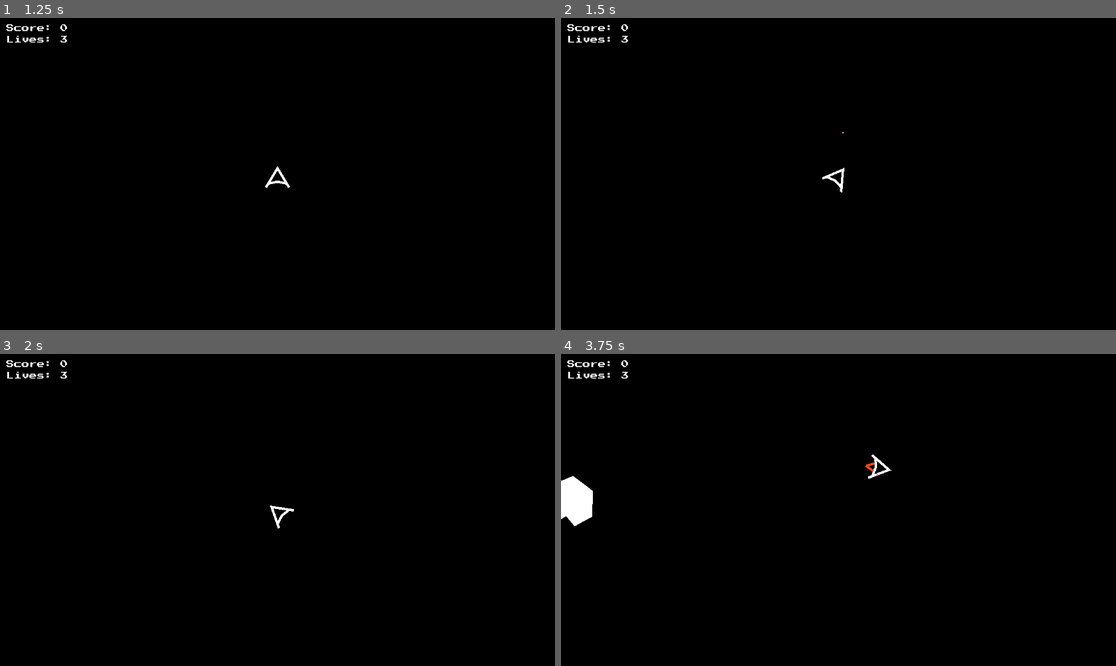
Above: before the commit, frames 1-4 (two rows, left to right).
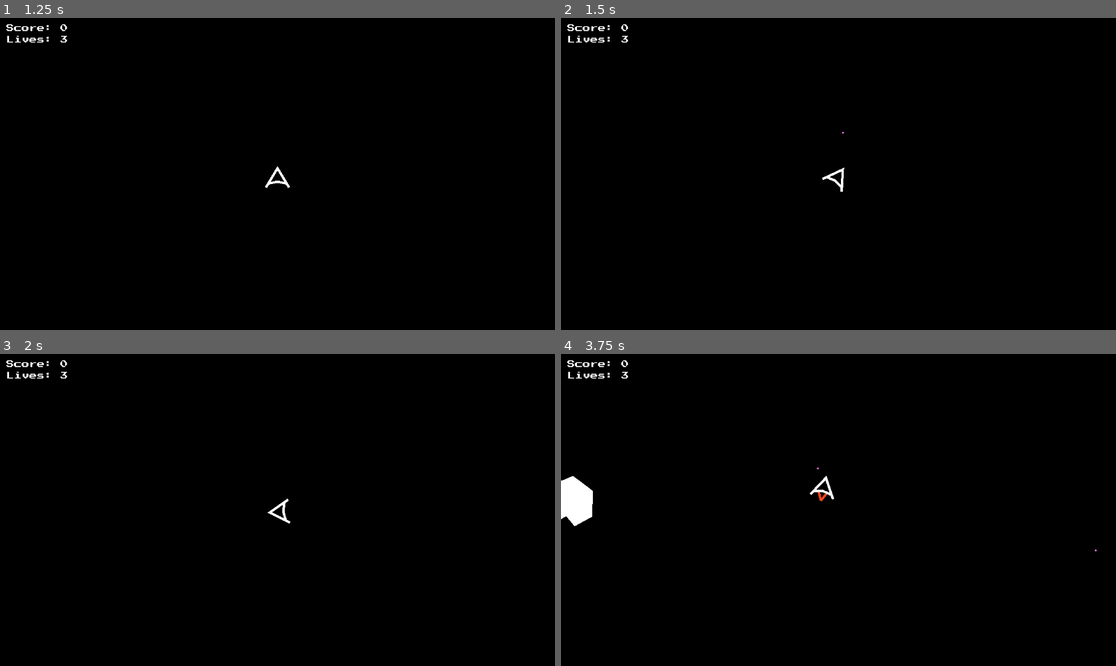
Above: after the commit, the same moments.

Repository: evanboerchers/asteroids
Game: Godot game, scene res://menu/menu.tscn
Two runs of this game, one before a commit and one after it. Both use one fixed random seed, a clock stepped at 60 frames per second and the inputs below.
Inputs:
- Up to frame 1 (1.25 s): click "Play Game" at 0.5 s
- Up to frame 2 (1.5 s): tap Enter at 1.25 s; hold D (move_right) from 1.28 s (still down); tap Space (shoot) at 1.35 s
- Up to frame 3 (2 s): keep holding D (move_right)
- Up to frame 4 (3.75 s): release D (move_right) at 2.03 s; hold A (move_left) 2.03-2.78 s; tap Space (shoot) at 2.1, 2.85, 3.6 s; hold D (move_right) 2.78-3.53 s; hold W (move_up) from 3.53 s (still down)

Frame 1 is identical in both runs. In frame 2, less than 0.1% of the frame differs, in the area x 47-52%, y 36-56%; in frame 3, 0.1%; in frame 4, 0.3%, in the area x 44-97%, y 32-64%.

Commit message:
corrected masking

Diff:
--- a/asteroid/asteroid.tscn
+++ b/asteroid/asteroid.tscn
@@ -3,6 +3,7 @@
 [ext_resource type="Script" uid="uid://dg33wbfldjbmy" path="res://asteroid/asteroid.gd" id="1_u87q6"]
 
 [node name="Asteroid" type="RigidBody2D"]
+collision_layer = 2
 script = ExtResource("1_u87q6")
 metadata/_edit_group_ = true
 
--- a/player/player.tscn
+++ b/player/player.tscn
@@ -4,10 +4,13 @@
 [ext_resource type="PackedScene" uid="uid://c2uybbwojr6ef" path="res://projectile/projectile.tscn" id="2_rkbax"]
 
 [node name="Player" type="RigidBody2D"]
+collision_mask = 2
 center_of_mass_mode = 1
 inertia = 100.0
 script = ExtResource("1_4flbx")
 Projectile = ExtResource("2_rkbax")
+thrust = 4000.0
+ang_damp = 3
 metadata/_edit_group_ = true
 
 [node name="Ship" type="Node2D" parent="."]
--- a/projectile/projectile.gd
+++ b/projectile/projectile.gd
@@ -4,3 +4,7 @@
 
 func _physics_process(delta: float) -> void:
 	position += transform.x * speed * delta
+
+
+func _on_visible_on_screen_notifier_2d_screen_exited() -> void:
+	queue_free()
--- a/projectile/projectile.tscn
+++ b/projectile/projectile.tscn
@@ -7,6 +7,7 @@
 radius = 4.0
 
 [node name="Projectile" type="Area2D"]
+collision_mask = 3
 script = ExtResource("1_makwg")
 
 [node name="CollisionShape2D" type="CollisionShape2D" parent="."]
@@ -17,3 +18,9 @@
 scale = Vector2(0.5, 0.5)
 color = Color(1, 0.489894, 0.98765, 1)
 script = ExtResource("1_6aa83")
+
+[node name="VisibleOnScreenNotifier2D" type="VisibleOnScreenNotifier2D" parent="."]
+position = Vector2(4.76837e-07, 4.76837e-07)
+scale = Vector2(0.2, 0.2)
+
+[connection signal="screen_exited" from="VisibleOnScreenNotifier2D" to="." method="_on_visible_on_screen_notifier_2d_screen_exited"]
